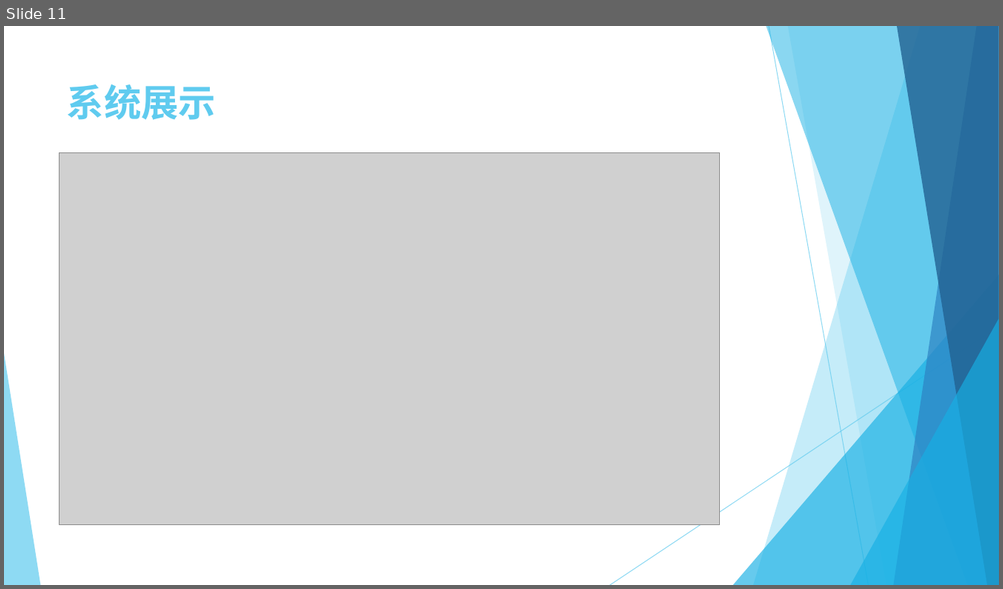
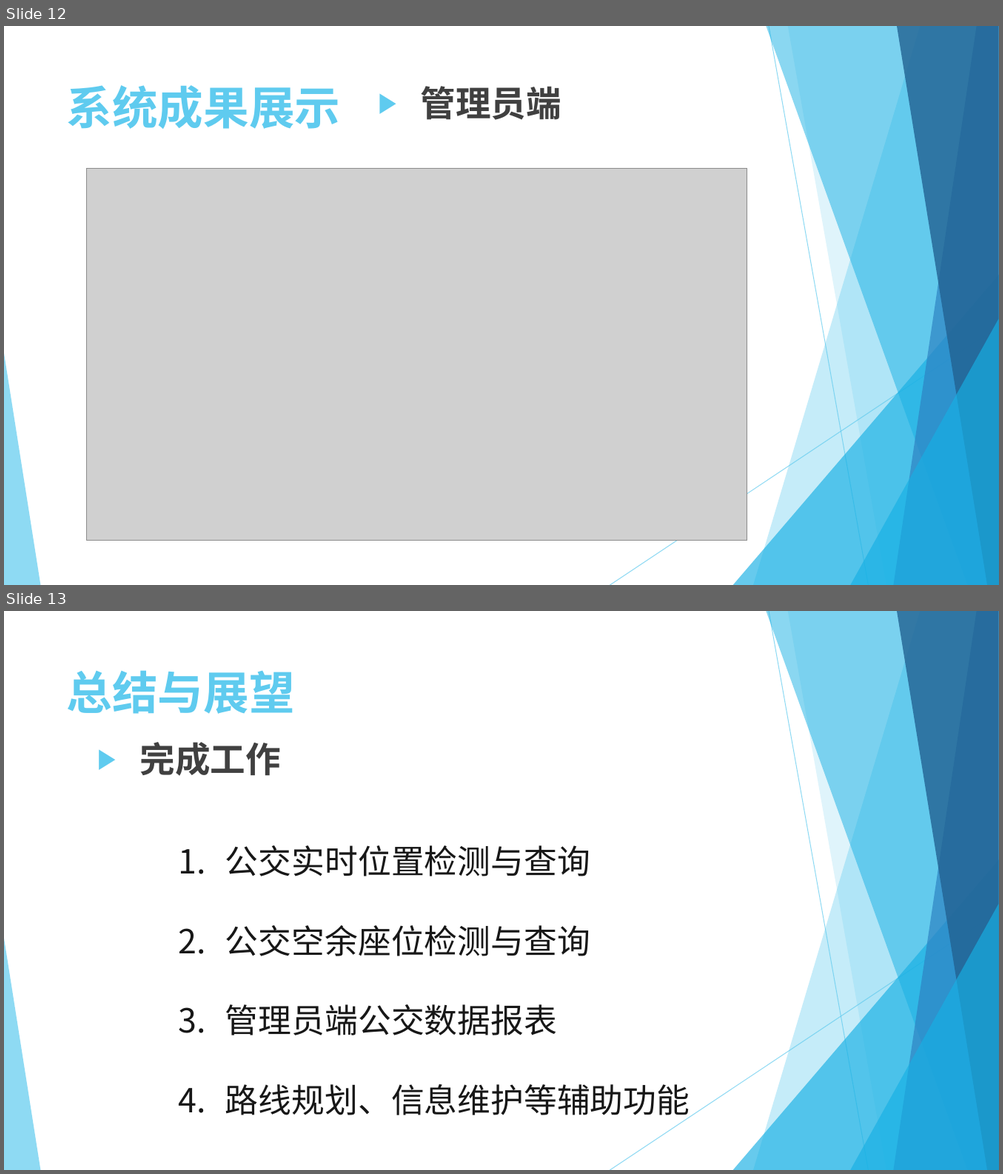
Before and after one commit to helloeda/smartBus, a slide deck: 毕业设计.pptx. Shown one above the other, each under a label of ours: slide 11 before the commit, slides 12 and 13 after it. The pictures are 1003x589 and 1003x1174 pixels, drawn with LibreOffice and Linux fonts; fonts in the diff are those of the drawing; grey boxes stand for pictures. Boxes give left, top, right and bottom in pixels: in the first picture for what was removed or moved away, otherwise in the second. Text is boxed around its words. In the diff, an @@ line names an element or a change of style, - is before the commit and + after.

```diff
--- a/毕业设计.pptx
+++ b/毕业设计.pptx
@@ slide 13 added at <box>4,611,999,1170</box>, background #FFFFFF; not listed: 10 template elements that a slide beside it also shows @@
@@ text added at <box>67,670,295,714</box>, 44 pt, text #5FCBEF, bold @@
+总结与展望
@@ text added at <box>140,742,281,776</box>, 34 pt, text #404040, bold @@
+      ▶ 完成工作
@@ text added at <box>225,846,689,1121</box>, 32 pt, text #181818 @@
+1. 公交实时位置检测与查询
+2. 公交空余座位检测与查询
+3. 管理员端公交数据报表
+4. 路线规划、信息维护等辅助功能
@@ what was slide 11 is now slide 12 @@
@@ slide 12 changed as well @@
@@ text at <box>67,85,341,129</box>: text changed; size 36 to 44 pt @@
-系统展示
+系统成果展示
@@ text added at <box>421,86,561,120</box>, 34 pt, text #404040, bold @@
+      ▶ 管理员端
@@ picture: place and size @@
-picture at <box>60,153,720,526</box>
+picture at <box>87,169,747,542</box>
```
Also in this commit, not shown: 9 other slides changed, 4 other slides added, 3 slides removed, 19 other files.
